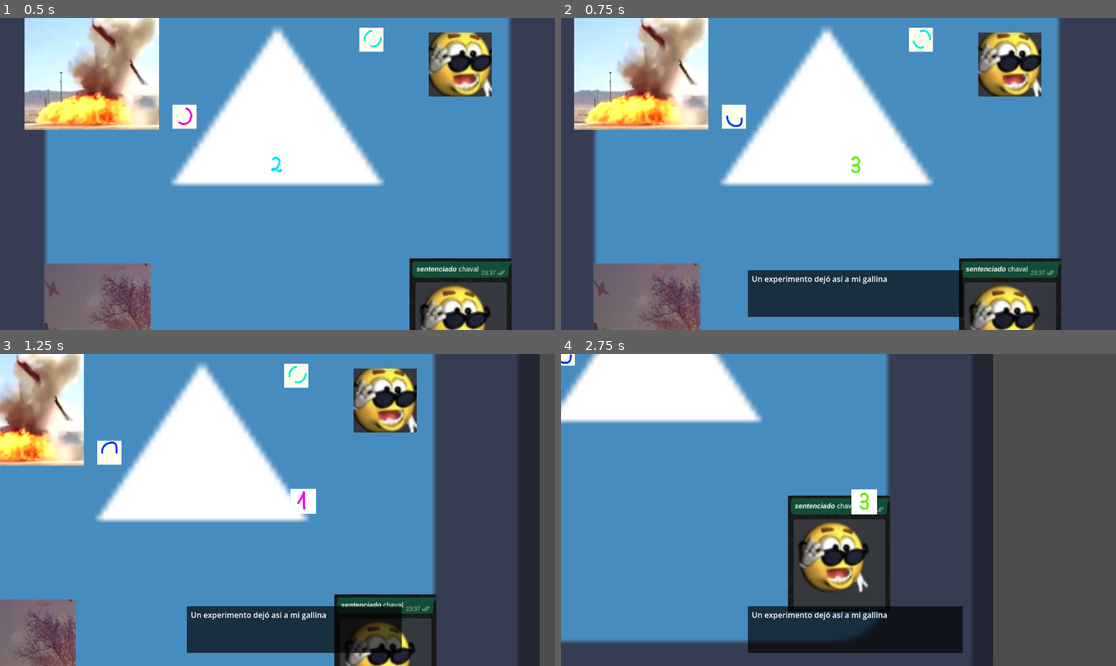
Above: before the commit, frames 1-4 (two rows, left to right).
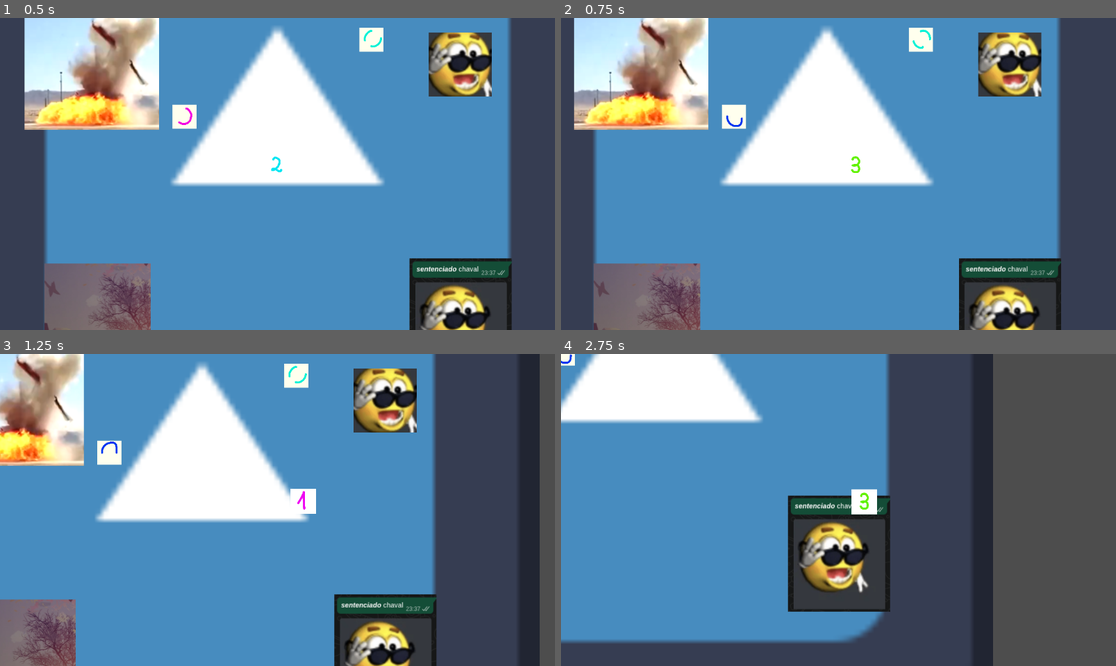
Above: after the commit, the same moments.

Repository: HectorAldao/quantic_gamejam
Game: Godot game, scene res://scenes/zonas/pueblo/pueblo.tscn
The game is run twice, just before and just after one commit, with the same random seed, the same clock (stepped at 60 frames per second) and the same inputs. The engine's default icon, where the game draws it, is replaced by a stand-in: a white triangle on a blue panel in a dark square.
Inputs:
- Up to frame 1 (0.5 s): no input
- Up to frame 2 (0.75 s): hold D (move_character_right) from 0.53 s (still down); hold E (interact) from 0.53 s (still down)
- Up to frame 3 (1.25 s): keep holding D (move_character_right); keep holding E (interact)
- Up to frame 4 (2.75 s): release D (move_character_right) at 1.28 s; release E (interact) at 1.28 s; hold S (move_character_down) 1.28-2.03 s; tap E (interact) at 1.35 s; hold D (move_character_right) from 2.03 s (still down); hold E (interact) from 2.03 s (still down)

Frame 1 is identical in both runs. In frame 2, 5.8% of the frame differs, in the area x 33-73%, y 80-96%; in frame 3, 5.5%; in frame 4, 5.7%.
Error before the commit: Parse Error: Function "_search_player_recursively()" not found in base self. (res://scenes/zonas/pueblo/puerta_granja.gd:7)

Commit message:
fix: dialogs when the player is not in the area

Diff:
--- a/godot_proyecto/scenes/cientifica/cientifica.gd
+++ b/godot_proyecto/scenes/cientifica/cientifica.gd
@@ -1,6 +1,6 @@
 extends Node2D
 
-signal dialog_requested(npc_name: String)
+signal dialog_requested(npc_name: String, dialog_lines: Array)
 
 @export var sprite_cientifica: SpriteFrames
 @export var npc_name: String = "curie"
@@ -8,26 +8,34 @@
 var player: CharacterBody2D
 var player_in_area: bool = false
 
+# Dictionary containing all dialogs
+var dialogs: Dictionary = {
+	"curie": [
+		"Hola",
+		"Un experimento dejó así a mi gallina",
+		"La quieres?"
+	],
+	"schrodinger": [
+		"Hola",
+		"Un experimento dejó así a mi gato",
+		"Lo quieres?"
+	]
+}
+
 func _ready() -> void:
+
 	$AnimatedSprite2D.sprite_frames = sprite_cientifica
 	$AnimatedSprite2D.apply_scale(Vector2(0.1, 0.1))
 	$AnimatedSprite2D.play("default")
-
-	# Connect area signals
-	$AreaDialogo.body_entered.connect(_on_body_entered)
-	$AreaDialogo.body_exited.connect(_on_body_exited)
 
 	# Find player and connect to interact signal
 	var root = get_tree().current_scene
 	_search_player_recursively(root)
 
-	print("primer player", player)
-	if not player:
-		player = get_node_or_null("/root/Personaje")
-		print("segundo player", player)
+	#if not player:
+	#	player = get_node_or_null("/root/Personaje")
 	if player:
 		player.interact.connect(_on_player_interact)
-		print("player conectado")
 
 
 func _search_player_recursively(node: Node) -> void:
@@ -38,15 +46,8 @@
 		_search_player_recursively(child)
 
 
-func _on_body_entered(_body: Node2D) -> void:
-	player_in_area = true
-
-
-func _on_body_exited(_body: Node2D) -> void:
-	player_in_area = false
-
-
 func _on_player_interact() -> void:
-	print("player interacted")
-	if player_in_area:
-		dialog_requested.emit(npc_name)
+	var bodies = $AreaDialogo.get_overlapping_bodies()
+	if player in bodies:
+		var dialog_lines = dialogs.get(npc_name, [])
+		dialog_requested.emit(npc_name, dialog_lines)
--- a/godot_proyecto/scenes/zonas/pueblo/pueblo.tscn
+++ b/godot_proyecto/scenes/zonas/pueblo/pueblo.tscn
@@ -79,6 +79,7 @@
 [node name="Curie" parent="." unique_id=333613127 instance=ExtResource("8_56j6e")]
 position = Vector2(195, -279)
 sprite_cientifica = ExtResource("9_3pfhl")
+npc_name = null
 
 [node name="Schrodinger" parent="." unique_id=779790831 instance=ExtResource("8_56j6e")]
 position = Vector2(-193, -119)
--- a/godot_proyecto/scenes/zonas/pueblo/puerta_granja.gd
+++ b/godot_proyecto/scenes/zonas/pueblo/puerta_granja.gd
@@ -1,8 +1,14 @@
 extends Area2D
 
+var player: CharacterBody2D
+var player_in_area: bool = false
 
 # Called when the node enters the scene tree for the first time.
 func _ready() -> void:
+
+	body_entered.connect(_on_body_entered)
+	body_exited.connect(_on_body_exited)
+
 	var root = get_tree().current_scene
 	_search_player_recursively(root)
 
@@ -15,6 +21,27 @@
 		print("player conectado")
 
 
+
+func _search_player_recursively(node: Node) -> void:
+	if node.has_signal("interact"):
+		player = node
+		return
+	for child in node.get_children():
+		_search_player_recursively(child)
+
+
+func _on_body_entered(_body: Node2D) -> void:
+	player_in_area = true
+
+
+func _on_body_exited(_body: Node2D) -> void:
+	player_in_area = false
+
+
+func _on_player_interact() -> void:
+	if player_in_area:
+		get_tree().change_scene_to_file("res://scenes/zonas/granja/granja.tscn")
+
 # Called every frame. 'delta' is the elapsed time since the previous frame.
 func _process(delta: float) -> void:
 	pass
--- a/godot_proyecto/ui/dialog/dialog_box.gd
+++ b/godot_proyecto/ui/dialog/dialog_box.gd
@@ -3,31 +3,19 @@
 @onready var label = $Label
 @onready var color_rect = $ColorRect
 
-var dialogs: Dictionary = {}
 var current_npc: String = ""
 var current_dialog_index: int = 0
 var current_dialog_list: Array = []
 
 func _ready() -> void:
-	# Load dialogs from JSON
-	var file = FileAccess.open("res://ui/dialog/dialogs/dialogs.json", FileAccess.READ)
-	if file:
-		var json_text = file.get_as_text()
-		file.close()
-
-		var json = JSON.new()
-		var parse_result = json.parse(json_text)
-		if parse_result == OK:
-			dialogs = json.get_data()
-
 	# Hide dialog box initially
 	hide()
 
 
-func start_dialog(npc_name: String) -> void:
-	if npc_name in dialogs:
+func start_dialog(npc_name: String, dialog_lines: Array = []) -> void:
+	if dialog_lines.size() > 0:
 		current_npc = npc_name
-		current_dialog_list = dialogs[npc_name]
+		current_dialog_list = dialog_lines
 		current_dialog_index = 0
 		show_current_dialog()
 		show()
--- a/godot_proyecto/ui/dialog/dialogs/dialogs.json
+++ /dev/null
@@ -1,12 +0,0 @@
-{
-  "curie":[
-	"Hola",
-	"Un experimento dejó así a mi gallina",
-    "La quieres?"
-  ],
-  "schrodinger":[
-	"Hola",
-	"Un experimento dejó así a mi gato",
-    "Lo quieres?"
-  ]
-}
--- a/godot_proyecto/ui/ui_layer.gd
+++ b/godot_proyecto/ui/ui_layer.gd
@@ -20,9 +20,9 @@
 		_connect_npcs(child)
 
 
-func _on_dialog_requested(npc_name: String) -> void:
+func _on_dialog_requested(npc_name: String, dialog_lines: Array = []) -> void:
 	print("_on_dialog_requested")
 	if not dialog_box.is_dialog_active():
-		dialog_box.start_dialog(npc_name)
+		dialog_box.start_dialog(npc_name, dialog_lines)
 	else:
 		dialog_box.advance_dialog()
Not shown, changed: godot_proyecto/export_presets.cfg
